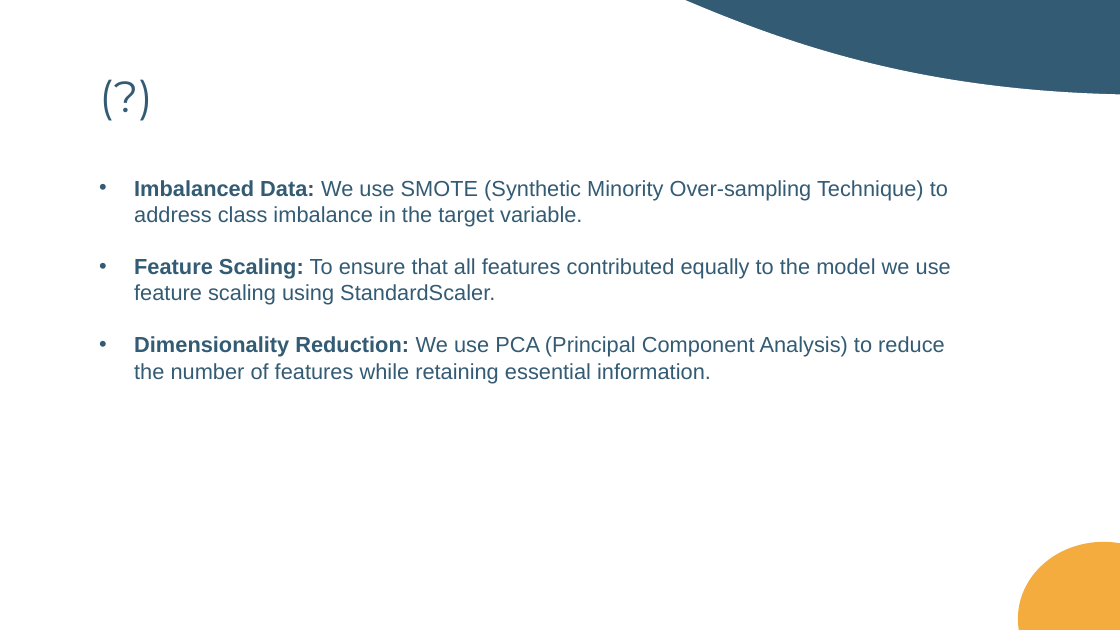
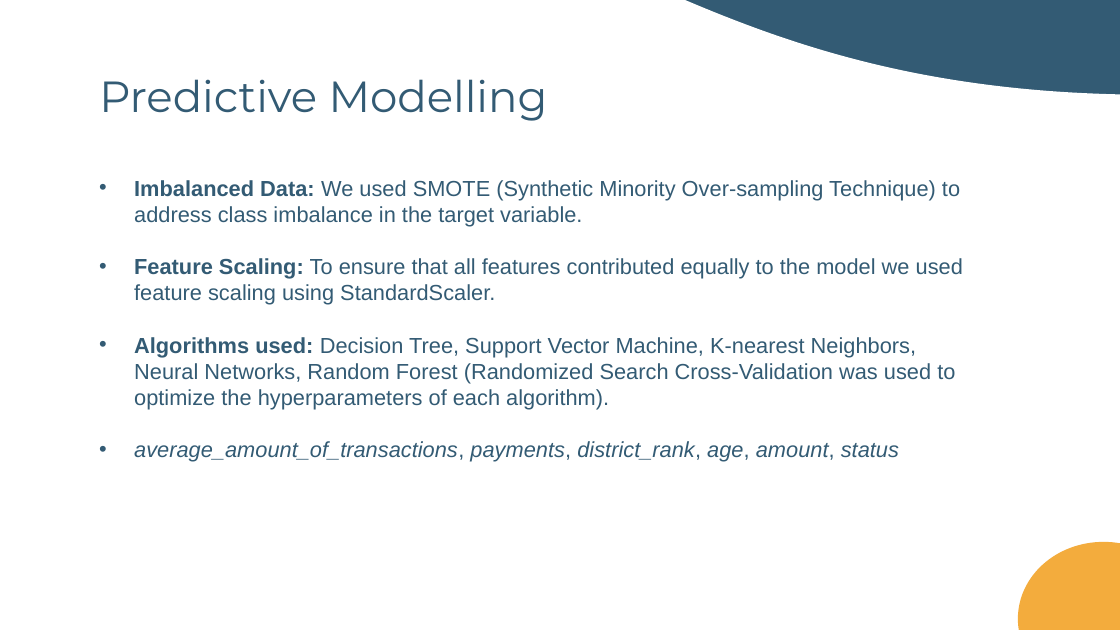
Before and after one commit to DanielaTomas/FCUP-DM1, a slide deck: slide 9 of docs/DM1.pptx (slide 2 before the commit). Drawn at 1120x630 pixels with LibreOffice and Linux fonts; fonts in the diff are those of the drawing. Boxes give left, top, right and bottom in pixels: in the first picture for what was removed or moved away, otherwise in the second. Text is boxed around its words. In the diff, an @@ line names an element or a change of style, - is before the commit and + after.

```diff
--- a/docs/DM1.pptx
+++ b/docs/DM1.pptx
@@ title at [99,79,548,121]: text changed @@
-(?)
+Predictive Modelling
@@ text at [134,180,963,462]: text changed @@
-• Imbalanced Data: We use SMOTE (Synthetic Minority Over-sampling Technique) to address class imbalance in the target variable.
-  • Feature Scaling: To ensure that all features contributed equally to the model we use feature scaling using StandardScaler.
-• Dimensionality Reduction: We use PCA (Principal Component Analysis) to reduce the number of features while retaining essential information.
+• Imbalanced Data: We used SMOTE (Synthetic Minority Over-sampling Technique) to address class imbalance in the target variable.
+  • Feature Scaling: To ensure that all features contributed equally to the model we used feature scaling using StandardScaler.
+• Algorithms used: Decision Tree, Support Vector Machine, K-nearest Neighbors, Neural Networks, Random Forest (Randomized Search Cross-Validation was used to optimize the hyperparameters of each algorithm).
+• average_amount_of_transactions, payments, district_rank, age, amount, status
```
Also in this commit, not shown: 2 other slides changed, 5 slides added, 5 slides removed, 2 other files.
